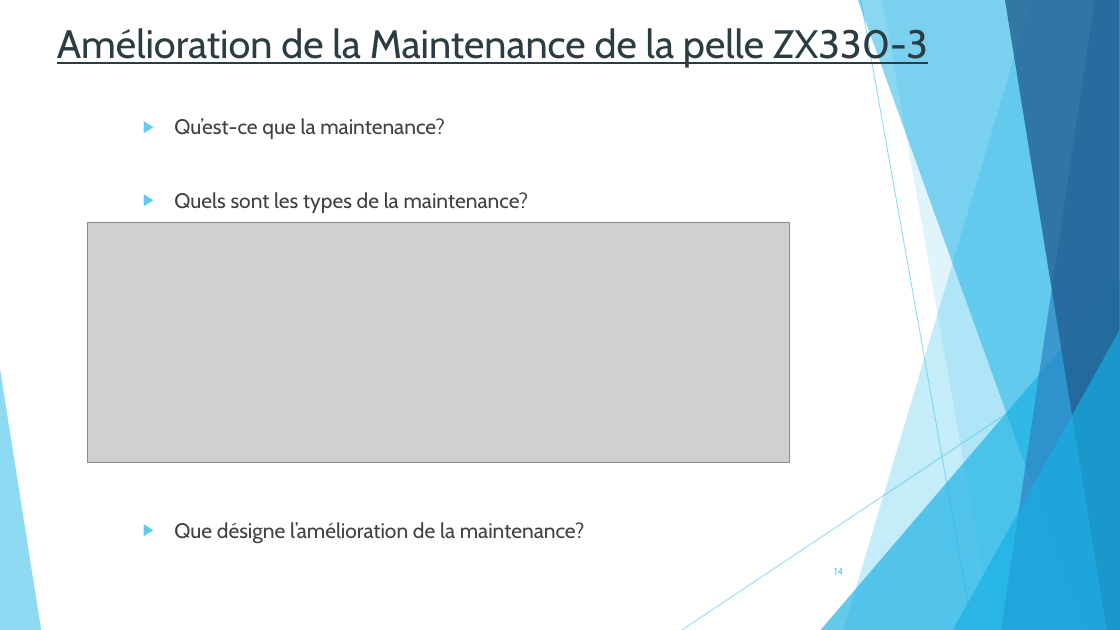
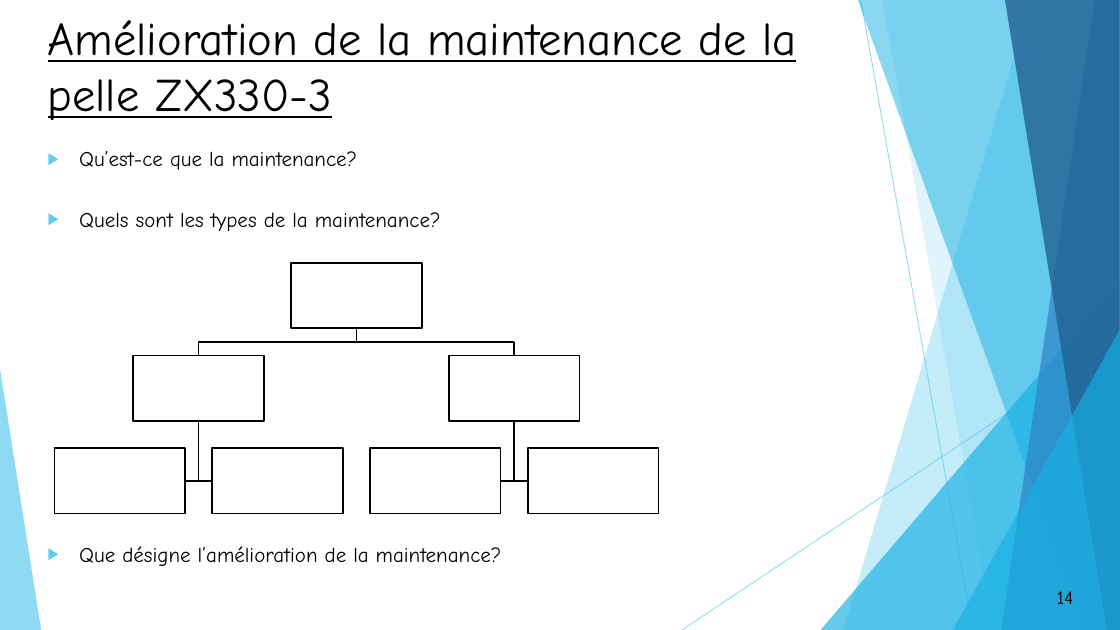
Before and after one commit to OussamaTeyib/PFE_2024, a slide deck: slide 14 of Présentation.pptx. Drawn at 1120x630 pixels with LibreOffice and Linux fonts; fonts in the diff are those of the drawing; grey boxes stand for pictures. Boxes give left, top, right and bottom in pixels: in the first picture for what was removed or moved away, otherwise in the second. Text is boxed around its words. In the diff, an @@ line names an element or a change of style, - is before the commit and + after.

```diff
--- a/Présentation.pptx
+++ b/Présentation.pptx
@@ title at [48, 20, 796, 120]: text changed; size 34 to 40 pt; font Cabin to Comic Neue; text colour #2C3C43 to #000000 @@
-Amélioration de la Maintenance de la pelle ZX330-3
+Amélioration de la maintenance de la pelle ZX330-3
@@ text "Qu’est-ce que la maintenance?" at [79, 151, 358, 170]: font Cabin to Comic Neue, text colour #404040 to #000000 @@
@@ text "Qu’est-ce que la maintenance?": place and size @@
-text "Qu’est-ce que la maintenance?" at [174, 118, 529, 213]
+text "Qu’est-ce que la maintenance?" at [79, 151, 358, 170]
@@ text at [174, 192, 529, 213]: paragraph removed @@
-▶ Quels sont les types de la maintenance?
@@ text added at [79, 212, 441, 231], 18 pt, text #000000 @@
+▶ Quels sont les types de la maintenance?
@@ picture removed at [87, 222, 789, 462] @@
@@ group added at [55, 263, 659, 514]: 7 rectangles, 6 freeform shapes @@
@@ text "Que désigne l’amélioration de la ...": place and size @@
-text "Que désigne l’amélioration de la ..." at [174, 522, 584, 544]
+text "Que désigne l’amélioration de la ..." at [79, 546, 502, 566]
@@ text "Que désigne l’amélioration de la ..." at [79, 546, 502, 566]: font Cabin to Comic Neue, text colour #404040 to #000000 @@
@@ page number: place and size @@
-page number at [834, 567, 844, 575]
+page number at [1032, 581, 1098, 614]
@@ page number at [1032, 581, 1098, 614]: size 9 to 16 pt, font Cabin to Comic Neue, text colour #5FCBEF to #000000; alignment right to centre; fill none to #FFFFFF; outline none to #000000 1.5 pt @@
```
Also in this commit, not shown: 22 other slides changed, 1 slide added, 1 slide removed, 5 other files.
